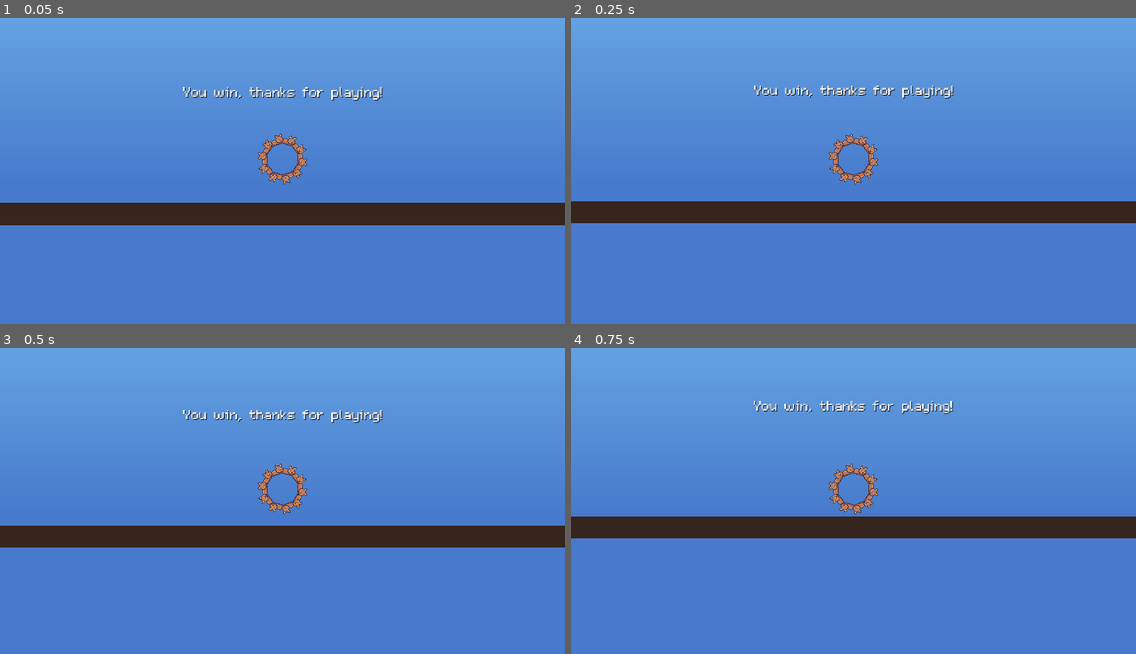
Above: before the commit, frames 1-4 (two rows, left to right).
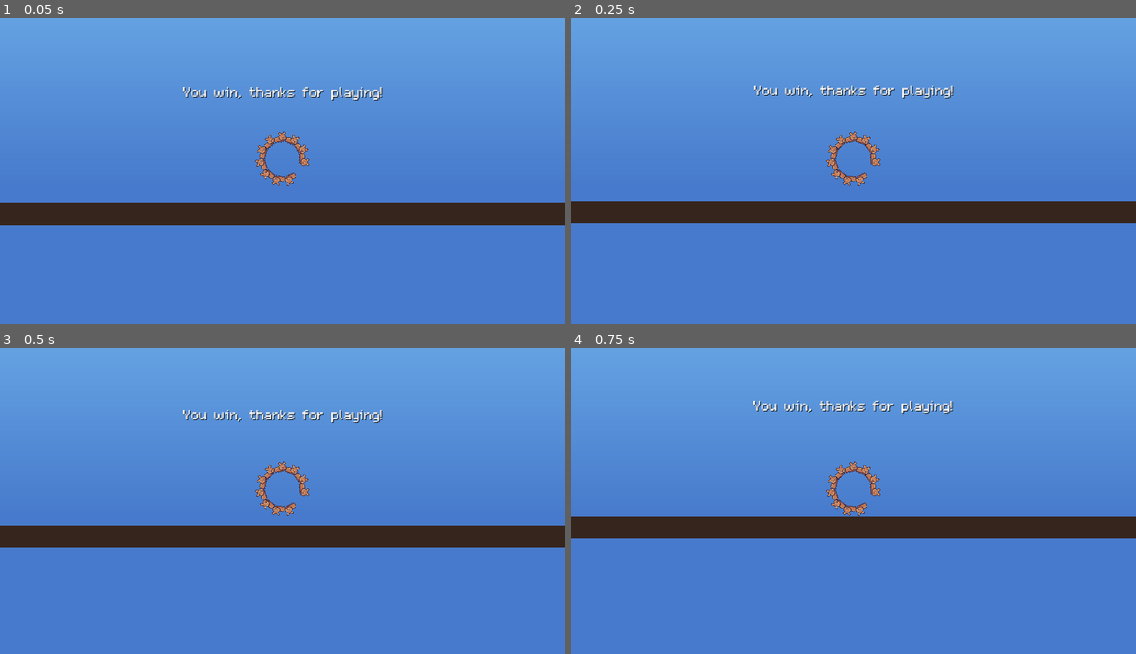
Above: after the commit, the same moments.

Repository: MichaelBelousov/optt-multiplayer-jam
Game: Godot game, scene res://levels/victory_level.tscn
The game is run twice, just before and just after one commit, with the same random seed, the same clock (stepped at 60 frames per second) and the same inputs. This scene is started directly instead of the project's main scene.
Inputs:
- Up to frame 1 (0.05 s): no input
- Up to frame 2 (0.25 s): no input
- Up to frame 3 (0.5 s): no input
- Up to frame 4 (0.75 s): tap Enter at 0.5 s; hold D (move_right) from 0.53 s (still down); tap Left (p2_move_left) at 0.6 s

The runs differ from the first frame. In frame 1, 0.6% of the frame differs, in the area x 45-55%, y 37-55%; in frame 2, 0.6%; in frame 3, 0.6%; in frame 4, 0.7%, in the area x 32-68%, y 17-55%.

Commit message:
Replaced some sounds

Diff:
--- a/default_bus_layout.tres
+++ b/default_bus_layout.tres
@@ -5,7 +5,7 @@
 bus/1/solo = false
 bus/1/mute = false
 bus/1/bypass_fx = false
-bus/1/volume_db = -11.952
+bus/1/volume_db = -14.0622
 bus/1/send = "Master"
 bus/2/name = "sfx"
 bus/2/solo = false
--- a/src/hamster_wheel.gd
+++ b/src/hamster_wheel.gd
@@ -90,6 +90,7 @@
 
   if touching_ground and jump_strength > 0 and jump_start_time == null:
     jump_start_time = OS.get_ticks_msec()
+    $sfx_Jump.play()
   if jump_start_time != null and OS.get_ticks_msec() - jump_start_time > JUMP_IMPULSE_DURATION_MS:
     jump_start_time = null
 
--- a/src/hamster_wheel.tscn
+++ b/src/hamster_wheel.tscn
@@ -1,7 +1,8 @@
-[gd_scene load_steps=3 format=2]
+[gd_scene load_steps=4 format=2]
 
 [ext_resource path="res://src/hamster_wheel.gd" type="Script" id=1]
 [ext_resource path="res://src/hamster.tscn" type="PackedScene" id=2]
+[ext_resource path="res://audio-files/sfx_Jump_01.wav" type="AudioStream" id=3]
 
 [node name="HamsterWheel" type="RigidBody2D"]
 mass = 4.0
@@ -18,3 +19,7 @@
 [node name="RayCast2D" type="RayCast2D" parent="."]
 enabled = true
 cast_to = Vector2( 0, 3 )
+
+[node name="sfx_Jump" type="AudioStreamPlayer" parent="."]
+stream = ExtResource( 3 )
+bus = "sfx"
Not shown, changed: audio-files/sfx_Restart.wav
Not shown, changed: audio-files/sfx_Victory.wav
